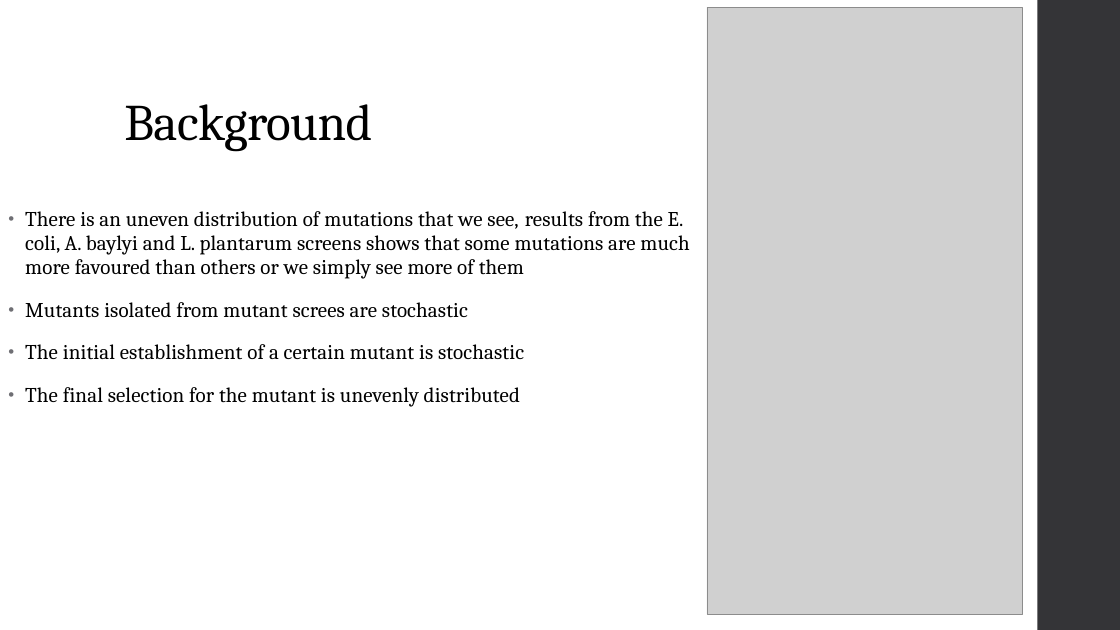
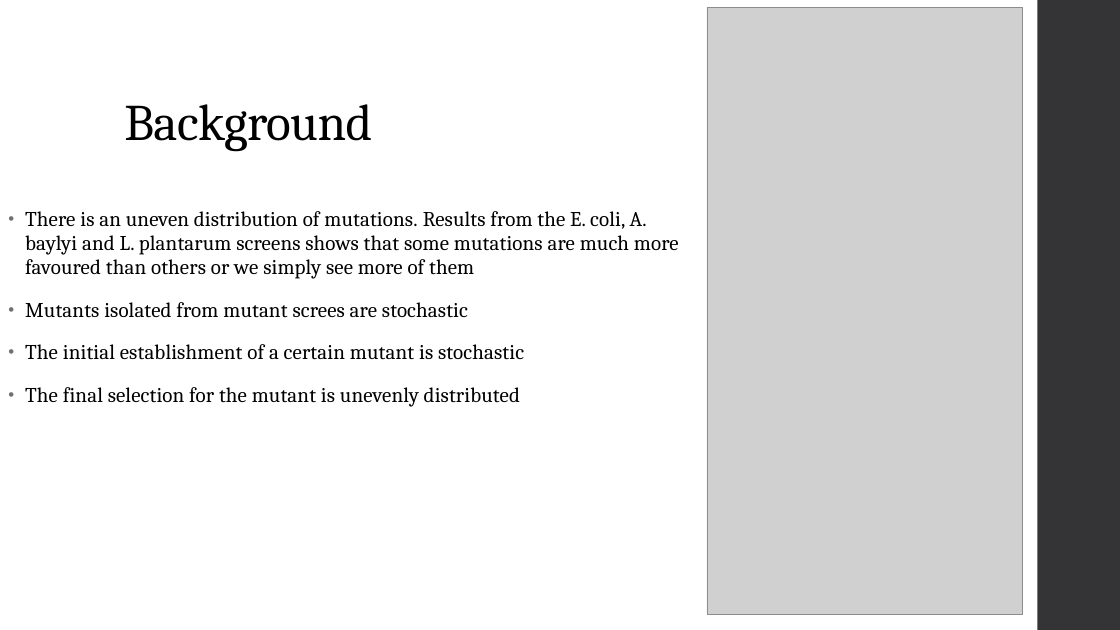
Before and after one commit to Ziqing-Liu/RIFRxT, a slide deck: slide 16 of Research Update.pptx. Drawn at 1120x630 pixels with LibreOffice and Linux fonts; fonts in the diff are those of the drawing; grey boxes stand for pictures. Boxes give left, top, right and bottom in pixels: in the first picture for what was removed or moved away, otherwise in the second. Text is boxed around its words. In the diff, an @@ line names an element or a change of style, - is before the commit and + after.

```diff
--- a/Research Update.pptx
+++ b/Research Update.pptx
@@ text at [25, 211, 679, 279]: text changed @@
-• There is an uneven distribution of mutations that we see, results from the E. coli, A. baylyi and L. plantarum screens shows that some mutations are much more favoured than others or we simply see more of them
+• There is an uneven distribution of mutations. Results from the E. coli, A. baylyi and L. plantarum screens shows that some mutations are much more favoured than others or we simply see more of them
```
Also in this commit, not shown: 2 other files.
